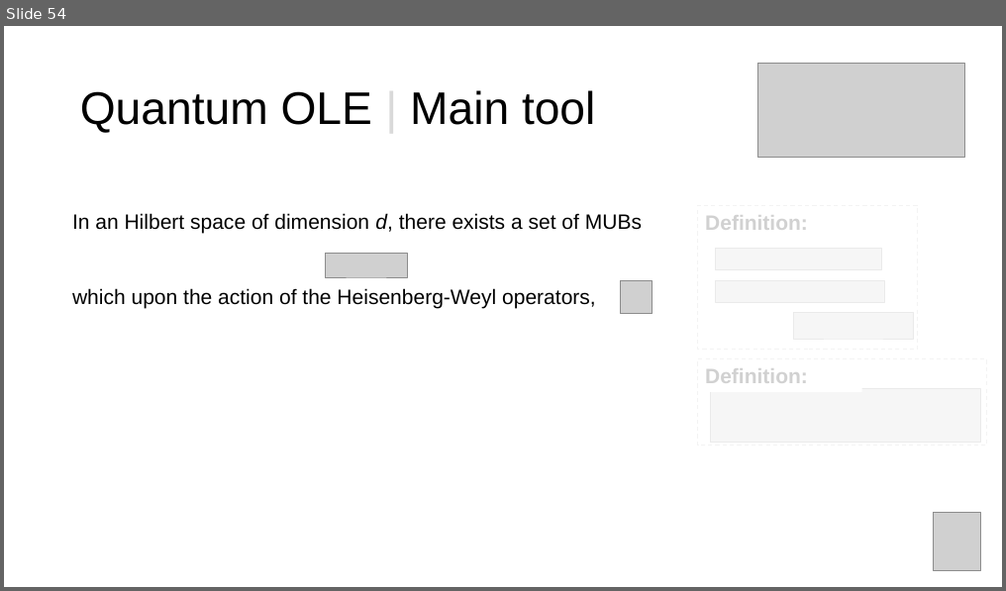
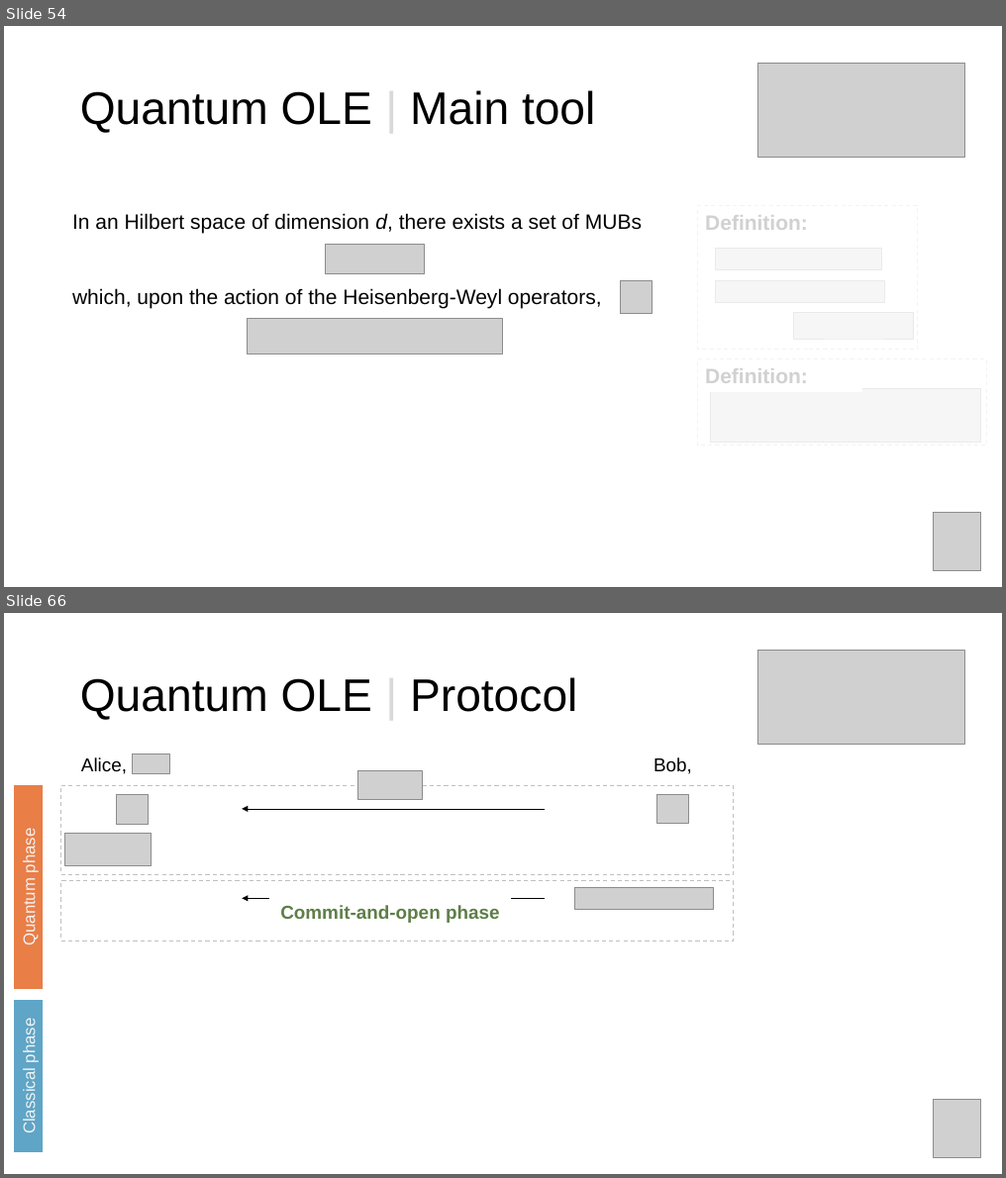
Before and after one commit to manel1874/PhD-thesis, a slide deck: thesis_defense/Thesis_presentation.pptx. Shown one above the other, each under a label of ours: slide 54 before the commit, slides 54 and 66 after it; the slides between them are not shown. The pictures are 1006x591 and 1006x1178 pixels, drawn with LibreOffice and Linux fonts; fonts in the diff are those of the drawing; grey boxes stand for pictures; background and template pictures are left out. Boxes give left, top, right and bottom in pixels: in the first picture for what was removed or moved away, otherwise in the second. Text is boxed around its words. In the diff, an @@ line names an element or a change of style, - is before the commit and + after.

```diff
--- a/thesis_defense/Thesis_presentation.pptx
+++ b/thesis_defense/Thesis_presentation.pptx
@@ slide 66 added at [4,613,1002,1174], background #FFFFFF @@
@@ picture added at [757,650,965,744] @@
@@ title added at [80,677,577,720], 44 pt, text #000000 @@
+Quantum OLE | Protocol
@@ text added at [81,758,127,774], 18 pt, text #000000 @@
+Alice,
@@ picture added at [132,754,170,774] @@
@@ text added at [653,758,692,774], 18 pt, text #000000 @@
+Bob,
@@ rectangle added at [15,785,43,989], fill #E97E47, outline #E97E47 1 pt @@
@@ rectangle added at [60,785,734,874], outline #BFBFBF 1 pt dashed @@
@@ picture added at [358,770,422,799] @@
@@ picture added at [116,795,148,824] @@
@@ arrow added from (545, 809) to (242, 809), #000000 0.5 pt @@
@@ picture added at [657,794,689,823] @@
@@ text added at [20,832,39,945], 16 pt, text #F2F2F2 @@
+Quantum phase
@@ picture added at [64,833,152,865] @@
@@ rectangle added at [60,881,734,941], outline #BFBFBF 1 pt dashed @@
@@ arrow added from (545, 898) to (242, 898), #000000 0.5 pt @@
@@ text added at [280,905,500,923], 18 pt, text #5E7E47, bold @@
+Commit-and-open phase
@@ picture added at [575,887,714,909] @@
@@ rectangle added at [15,1001,43,1152], fill #5EA5C7, outline #5EA5C7 1 pt @@
@@ text added at [20,1022,39,1133], 16 pt, text #F2F2F2 @@
+Classical phase
@@ picture added at [934,1100,982,1157] @@
@@ slide 54 changed as well @@
@@ picture: place and size @@
-picture at [325,253,408,277]
+picture at [325,245,425,274]
@@ text at [72,288,602,308]: text changed @@
-which upon the action of the Heisenberg-Weyl operators,
+which, upon the action of the Heisenberg-Weyl operators,
@@ picture added at [248,318,502,354] @@
```
Also in this commit, not shown: 5 other slides changed, 17 other slides added.
